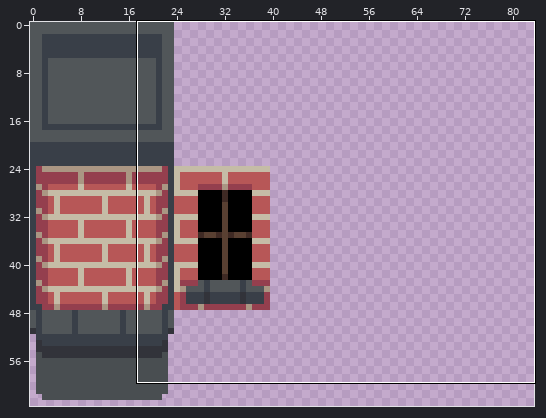
Pixel-art file -- assets/env/brick.ase. Above: a wide view before the commit, with the close-up outlined.
Close-up. Before the edit:
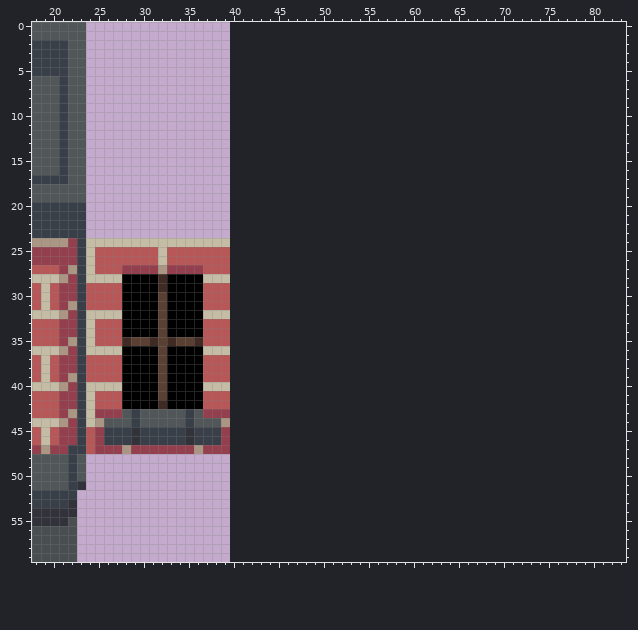
40x63 pixels, 1 frame. Colours within 5 levels of each other are drawn and written as one. Shown: x 18..83, y 0..59. The old version is drawn lined up with the new one, on the new canvas. The wide view leaves out empty margins.
After the commit:
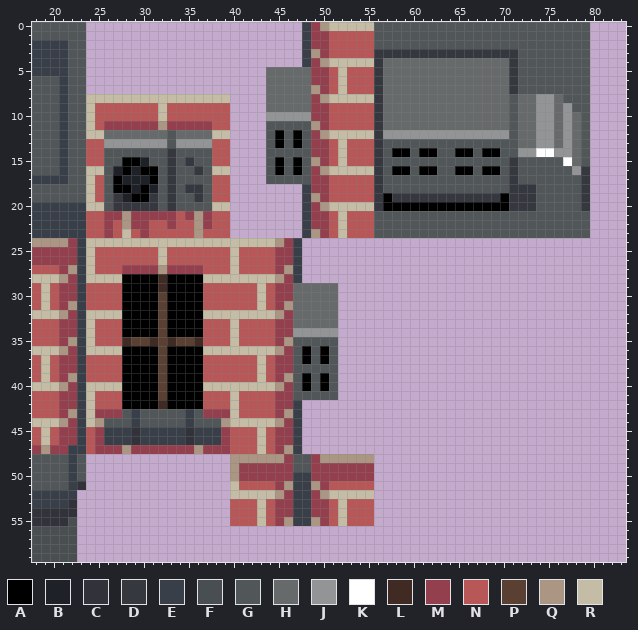
Palette (. is transparent): A #000000  B #1f2128  C #32333a  D #35393f  E #393f48  F #494e51  G #515659  H #676a6b  J #939495  K #ffffff  L #3f2a24  M #943f4e  N #b75757  P #594032  Q #aa9683  R #c5bca6
Diff:
canvas 40x63 -> 112x64
Changed rows in their new state; - is an unchanged pixel.
first column x 24:
 0 ------------------------EMQRRRRRGGGGGGGGGGGGGGGGGGGGGGGG
 1 ------------------------EMMNNNNNGGGGGGGGGGGGGGGGGGGGGGGG
 2 ------------------------EMMNNNNNGGGGGGGGGGGGGGGGGGGGGGGG
 3 ------------------------EQMNNNNNDDDDDDDDDDDDDDDDGGGGGGGG
 4 ------------------------EMQRRRRRDHHHHHHHHHHHHHHDGGGGGGGG
 5 --------------------HHHHHMMNRNNNDHHHHHHHHHHHHHHDGGGGGGGG
 6 --------------------HHHHHMMNRNNNDHHHHHHHHHHHHHHDGGGGGGGG
 7 --------------------HHHHHQMNRNNNDHHHHHHHHHHHHHHDGGGGGGGG
 8 RRRRRRRRRRRRRRRR----HHHHHMQRRRRRDHHHHHHHHHHHHHHGHHJJHGGG
 9 RNNNNNNNRNNNNNNN----HHHHHMMNNNNNDHHHHHHHHHHHHHHGHHJJHJGG
10 RNNNNNNNRNNNNNNN----JJJJJMMNNNNNDHHHHHHHHHHHHHHGHHJJHJHG
11 RNMMMMMMQMMMMMNN----GGGGGQMNNNNNDHHHHHHHHHHHHHHGHHJJHJHG
12 RRHHHHHHHGHHHHRR----GAGAGMQRRRRRDJJJJJJJJJJJJJJGHHJJHJHG
13 NNJJJJJJJGJJJJNN----GAGAGMMNRNNNDGGGGGGGGGGGGGGGHHJJHJHG
14 NNGGGGGGGDGGGGNN----GGGGGMMNRNNNDGAAGAAGGAAGAAGGJJKKJJHG
15 NNGGAABGGDGDGGNN----GAGAGQMNRNNNDGGGGGGGGGGGGGGDGGGGGKHG
16 RRGBABAAGDGGDGRR----GAGAGMQRRRRRDGAAGAAGGAAGAAGDGGGGGGJD
17 RNGABBBAGDGGGGNN----GGGGGMMNNNNNDGGGGGGGGGGGGGGDGGGGGGGD
18 RNGAABABGDGDDGNN--------EMMNNNNNDGGGGGGGGGGGGGGDDDGGGGGD
19 RNGDBAADGDGGDGNN--------EQMNNNNNDADDDDDDDDDDDDADDDGGGGGD
20 RRGDDDDDGDGGGGRR--------EMQRRRRRDAAAAAAAAAAAAAADDDGGGGGD
21 NNMMQMMMMMNMQMNN--------EMMNRNNNGGGGGGGGGGGGGGGGGGGGGGGG
22 NNMNQMMNNMNNQMNN--------EMMNRNNNGGGGGGGGGGGGGGGGGGGGGGGG
23 NNMNRNMNNNNNQNNN--------EQMNRNNNGGGGGGGGGGGGGGGGGGGGGGGG
24 ----------------RRRRRQME--------------------------------
25 ----------------RNNNNMME--------------------------------
26 ----------------RNNNNMME--------------------------------
27 ----------------RNNNNMQE--------------------------------
28 ----------------RRRRRQME--------------------------------
29 ----------------NNNRNMMHHHHH----------------------------
30 ----------------NNNRNMMHHHHH----------------------------
31 ----------------NNNRNMQHHHHH----------------------------
32 ----------------RRRRRQMHHHHH----------------------------
33 ----------------RNNNNMMHHHHH----------------------------
34 ----------------RNNNNMMJJJJJ----------------------------
35 ----------------RNNNNMQGGGGG----------------------------
36 ----------------RRRRRQMGAGAG----------------------------
37 ----------------NNNRNMMGAGAG----------------------------
38 ----------------NNNRNMMGGGGG----------------------------
39 ----------------NNNRNMQGAGAG----------------------------
40 ----------------RRRRRQMGAGAG----------------------------
41 ----------------RNNNNMMGGGGG----------------------------
42 ----------------RNNNNMME--------------------------------
43 ----------------RNNNNMQE--------------------------------
44 ----------------RRRRRQME--------------------------------
45 ----------------NNNRNMME--------------------------------
46 ----------------NNNRNMME--------------------------------
47 ----------------NNNRNMQE--------------------------------
48 ----------------QQQQQQMGGMQQQQQQ------------------------
49 ----------------QMMMMMMGGMMMMMMM------------------------
50 ----------------QMMMMMMEEMMMMMMM------------------------
51 ----------------RNNNNMQEEQMNNNNN------------------------
52 ----------------RRRRRQMEEMQRRRRR------------------------
53 ----------------NNNRNMMEEMMNRNNN------------------------
54 ----------------NNNRNMMEEMMNRNNN------------------------
55 ----------------NNNRNMQEEQMNRNNN------------------------
